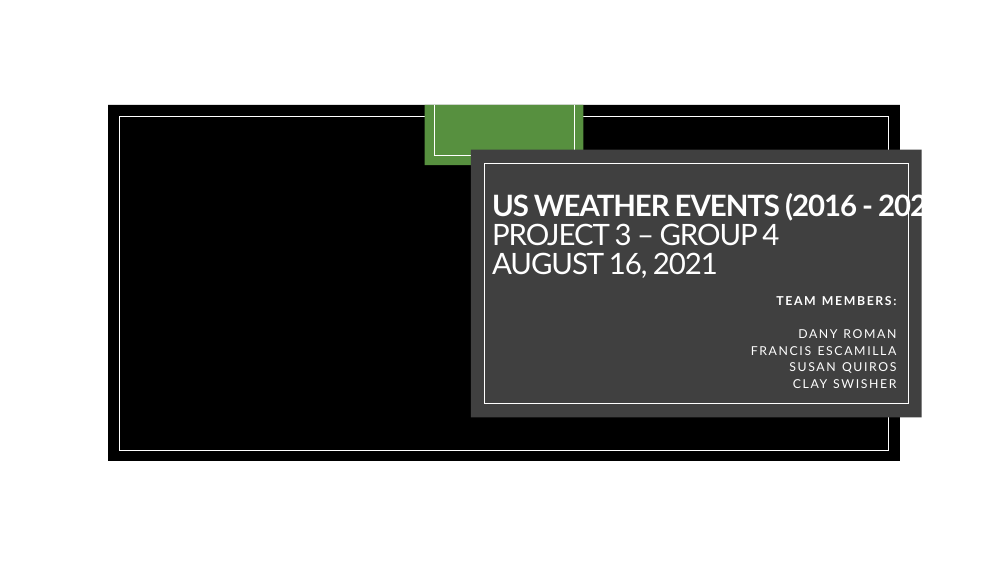
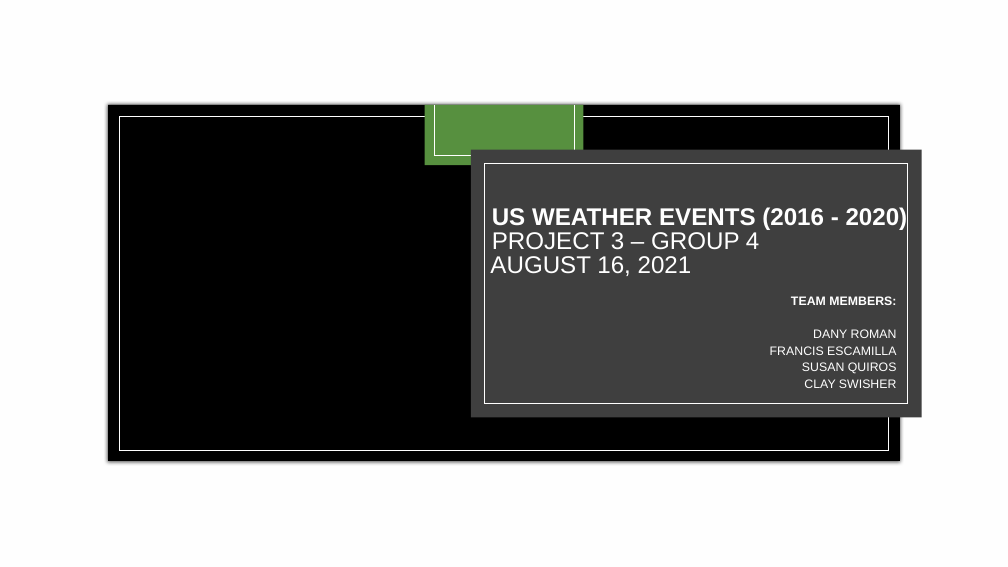
Before and after one commit to Fescamil1/Project3_Group4, a slide deck: slide 1 of Presentation.pptx. Drawn at 1008x567 pixels with LibreOffice and Linux fonts; fonts in the diff are those of the drawing; background and template pictures are left out. Boxes give left, top, right and bottom in pixels: in the first picture for what was removed or moved away, otherwise in the second. Text is boxed around its words. In the diff, an @@ line names an element or a change of style, - is before the commit and + after.

```diff
--- a/Presentation.pptx
+++ b/Presentation.pptx
@@ rectangle at box(0, 0, 1008, 567): fill #FFFFFF to #FEFEFE @@
@@ rectangle at box(119, 116, 889, 450): outline #FFFFFF 0.5 pt to #FEFEFE 0.75 pt @@
@@ line (434, 105) - (434, 156): stroke #FFFFFF 0.5 pt to #FFFFFF 0.75 pt @@
@@ line (574, 105) - (574, 156): stroke #FFFFFF 0.5 pt to #FFFFFF 0.75 pt @@
@@ title "US WEATHER EVENTS (2016 - ...": place and size @@
-title "US WEATHER EVENTS (2016 - ..." at box(492, 190, 950, 278)
+title "US WEATHER EVENTS (2016 - ..." at box(490, 205, 908, 276)
@@ title "US WEATHER EVENTS (2016 - ..." at box(490, 205, 908, 276): size 28 to 23 pt, font Lato to Arial, letter spacing -1 to 0 pt @@
@@ rectangle at box(471, 150, 922, 417): fill #404040 to #3F3F3F @@
@@ rectangle at box(485, 163, 908, 404): outline #FFFFFF 0.5 pt to #FFFFFF 0.75 pt @@
@@ subtitle "TEAM MEMBERS:" at box(770, 296, 897, 388): font Lato to Arial, letter spacing 1.5 to 0 pt @@
```
Also in this commit, not shown: 9 other slides changed, 1 slide added.
